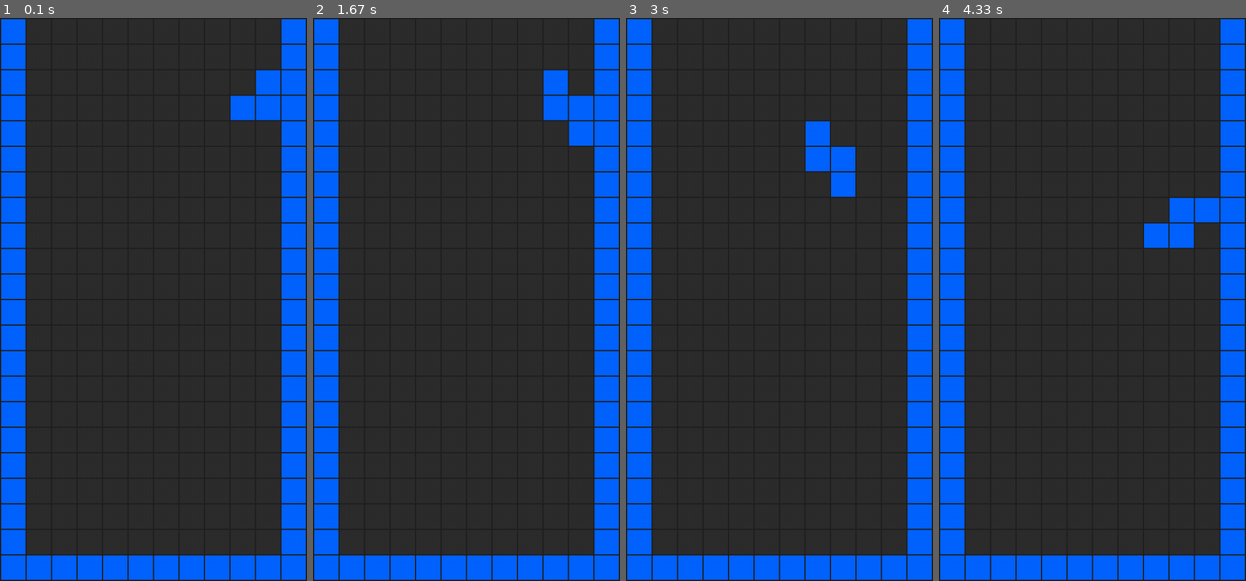
Above: before the commit, frames 1-4 (left to right).
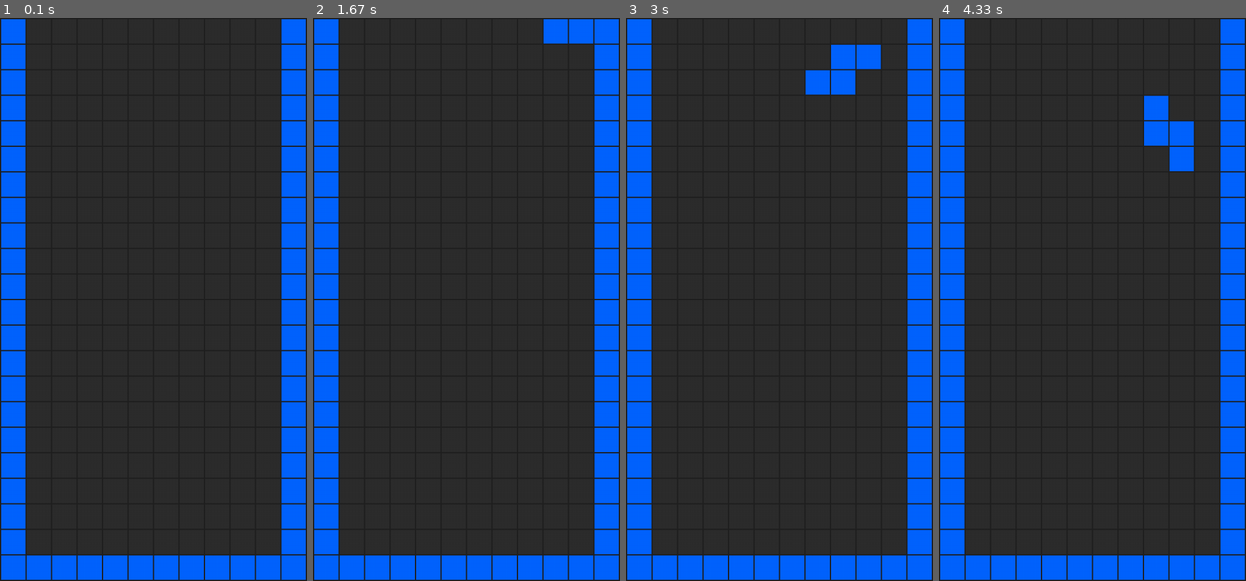
Above: after the commit, the same moments.

Repository: zetterus/first_projects
Game: pygame game, started from mine/tetris/main.py
Same seed, same stepped clock (60 frames per second), same inputs: the game is played once before the commit and once after it.
Inputs:
- Up to frame 1 (0.1 s): no input
- Up to frame 2 (1.67 s): hold Up 0.83-1.3 s; hold Right from 1.33 s (still down)
- Up to frame 3 (3 s): release Right at 1.8 s; hold Left 1.83-2.37 s; hold Down 2.4-2.7 s; hold Left from 2.73 s (still down)
- Up to frame 4 (4.33 s): release Left at 3.13 s; hold Up 3.17-3.53 s; hold Right 3.57-4.2 s; hold Down from 4.23 s (still down)

The runs differ from the first frame. In frame 1, 1.1% of the frame differs, in the area x 74-92%, y 9-19%; in frame 2, 2.1%; in frame 3, 2.8%; in frame 4, 2.8%, in the area x 66-92%, y 13-41%.

Commit message:
фигуры "прыгают" при установке на пол, проходят сквозь друг друга сбоку
191 строка, отрисовка фигуры
координаты i спавна фигуры

Diff:
--- a/mine/tetris/main.py
+++ b/mine/tetris/main.py
@@ -87,9 +87,9 @@
         return {"left": left_zero_cols, "right": right_zero_cols, "up": corr_i_up, "bottom": corr_i_bot}
 
     def spawn(self):  # dunno why separate, not in init, but I want so
-        self.i = 4 - self.f_height[1] + self.f_height[2]
+        self.i = -self.f_height[1] + self.f_height[2]
         J = random.randint(1 - self.f_width[0], board.cols - self.f_width[1] + self.f_width[2])
-        print(self.f_width[0], board.cols, self.f_width[1], self.f_width[2])
+        print(J, self.i, self.f_width[0], board.cols, self.f_width[1], self.f_width[2])
         self.j = J
 
     def rotate(self):
@@ -286,7 +286,7 @@
             figure.fix_at_board()
             figure.spawn()
         last_move_down_time = current_time
-        # print(figure.i)
+        print(figure.i)
 
     # # figures reach bottom
     result = figure.can_move_down()
